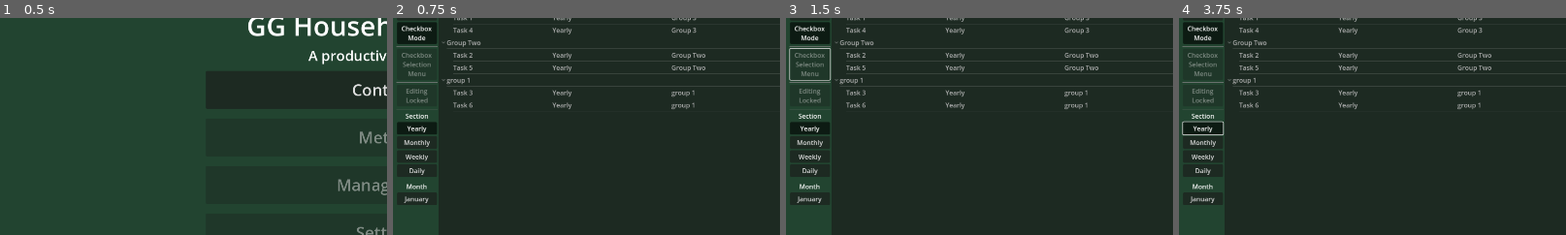
Above: before the commit, frames 1-4 (left to right).
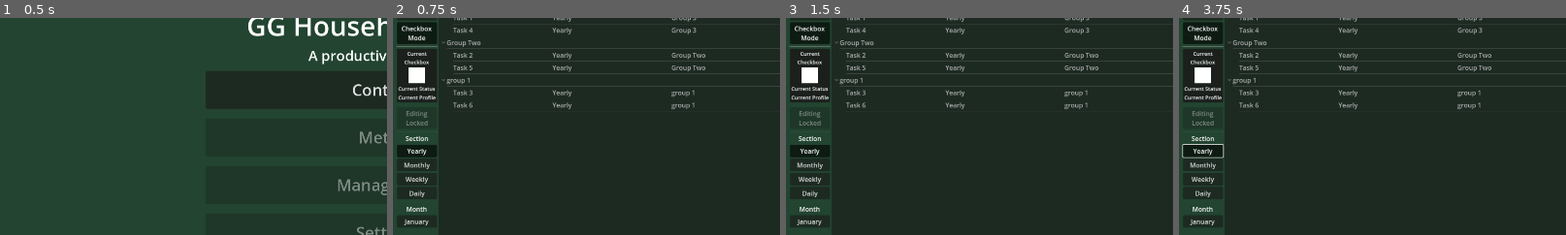
Above: after the commit, the same moments.

Repository: Phoenix-Greenleaf/GG-Household-Helper
Game: Godot game, scene res://scenes/screens/main_menu.tscn
Two runs of this game, one before a commit and one after it. Both use one fixed random seed, a clock stepped at 60 frames per second and the inputs below.
Inputs (mouse positions are % of the whole screen's width and height, from its top left):
- Up to frame 1 (0.5 s): no input
- Up to frame 2 (0.75 s): click "Continue" at 0.5 s
- Up to frame 3 (1.5 s): click (3, 25) at 1.27 s
- Up to frame 4 (3.75 s): click "Info Mode" at 2 s; click "Checkbox Mode" at 2.75 s; click "Yearly" at 3.5 s
The pictures show only the part of the screen within x 0-50%, y 12-62%; the shares and areas given below are measured in that part.

Frame 1 is identical in both runs. In frame 2, 4.4% of the frame differs, in the area x 0-12%, y 15-97%; in frame 3, 4.6%; in frame 4, 4.6%.

Commit message:
Checkbox button prototype added
It took me a while to figure out how to get a button to resize to some related elements. I still have to disable the custom-buttons' children from stealing the mouse. But part 1 of this process is made.

Diff:
--- a/scenes/screens/checkbox_selection_menu.tscn
+++ b/scenes/screens/checkbox_selection_menu.tscn
@@ -2,51 +2,7 @@
 
 [node name="CheckboxSelectionMenu" type="Control"]
 layout_mode = 3
-anchors_preset = 15
-anchor_right = 1.0
-anchor_bottom = 1.0
-grow_horizontal = 2
-grow_vertical = 2
-
-[node name="CurrentCheckboxPanelContainer" type="PanelContainer" parent="."]
-layout_mode = 2
-offset_right = 99.0
-offset_bottom = 148.0
-
-[node name="CurrentCheckboxMargin" type="MarginContainer" parent="CurrentCheckboxPanelContainer"]
-layout_mode = 2
-theme_override_constants/margin_left = 3
-theme_override_constants/margin_top = 3
-theme_override_constants/margin_right = 3
-theme_override_constants/margin_bottom = 3
-
-[node name="CurrentCheckboxVBox" type="VBoxContainer" parent="CurrentCheckboxPanelContainer/CurrentCheckboxMargin"]
-layout_mode = 2
-
-[node name="CurrentCheckboxLabel" type="Label" parent="CurrentCheckboxPanelContainer/CurrentCheckboxMargin/CurrentCheckboxVBox"]
-layout_mode = 2
-theme_override_font_sizes/font_size = 13
-text = "Current
-Checkbox"
-horizontal_alignment = 1
-
-[node name="CurrentCheckboxColorRect" type="ColorRect" parent="CurrentCheckboxPanelContainer/CurrentCheckboxMargin/CurrentCheckboxVBox"]
-custom_minimum_size = Vector2(40, 40)
-layout_mode = 2
-size_flags_horizontal = 4
-size_flags_vertical = 4
-
-[node name="CurrentCheckboxStatusLabel" type="Label" parent="CurrentCheckboxPanelContainer/CurrentCheckboxMargin/CurrentCheckboxVBox"]
-layout_mode = 2
-theme_override_font_sizes/font_size = 13
-text = "Current Status"
-horizontal_alignment = 1
-
-[node name="CurrentCheckboxProfileLabel" type="Label" parent="CurrentCheckboxPanelContainer/CurrentCheckboxMargin/CurrentCheckboxVBox"]
-layout_mode = 2
-theme_override_font_sizes/font_size = 13
-text = "Current Profile"
-horizontal_alignment = 1
+anchors_preset = 0
 
 [node name="SelectionPopupPanelContainer" type="PanelContainer" parent="."]
 layout_mode = 2
--- /dev/null
+++ b/scenes/screens/current_checkbox_button.tscn
@@ -0,0 +1,42 @@
+[gd_scene format=3 uid="uid://ds4yxf6rofxhb"]
+
+[node name="CurrentCheckboxButton" type="PanelContainer"]
+
+[node name="Button" type="Button" parent="."]
+layout_mode = 2
+toggle_mode = true
+
+[node name="CurrentCheckboxMargin" type="MarginContainer" parent="."]
+layout_mode = 2
+theme_override_constants/margin_left = 3
+theme_override_constants/margin_top = 3
+theme_override_constants/margin_right = 3
+theme_override_constants/margin_bottom = 3
+
+[node name="CurrentCheckboxVBox" type="VBoxContainer" parent="CurrentCheckboxMargin"]
+layout_mode = 2
+
+[node name="CurrentCheckboxLabel" type="Label" parent="CurrentCheckboxMargin/CurrentCheckboxVBox"]
+layout_mode = 2
+theme_override_font_sizes/font_size = 13
+text = "Current
+Checkbox"
+horizontal_alignment = 1
+
+[node name="CurrentCheckboxColorRect" type="ColorRect" parent="CurrentCheckboxMargin/CurrentCheckboxVBox"]
+custom_minimum_size = Vector2(40, 40)
+layout_mode = 2
+size_flags_horizontal = 4
+size_flags_vertical = 4
+
+[node name="CurrentCheckboxStatusLabel" type="Label" parent="CurrentCheckboxMargin/CurrentCheckboxVBox"]
+layout_mode = 2
+theme_override_font_sizes/font_size = 13
+text = "Current Status"
+horizontal_alignment = 1
+
+[node name="CurrentCheckboxProfileLabel" type="Label" parent="CurrentCheckboxMargin/CurrentCheckboxVBox"]
+layout_mode = 2
+theme_override_font_sizes/font_size = 13
+text = "Current Profile"
+horizontal_alignment = 1
--- a/scenes/screens/editor.tscn
+++ b/scenes/screens/editor.tscn
@@ -1,9 +1,10 @@
-[gd_scene load_steps=5 format=3 uid="uid://dcunatisg8ibr"]
+[gd_scene load_steps=6 format=3 uid="uid://dcunatisg8ibr"]
 
 [ext_resource type="Script" path="res://scripts/screens/editor.gd" id="1_4kg36"]
 [ext_resource type="Script" path="res://data/screens/table_tree.gd" id="2_445hx"]
 [ext_resource type="ButtonGroup" uid="uid://dstnxfnckpqs0" path="res://scenes/screens/editor_mode_button_group.tres" id="2_ludcj"]
 [ext_resource type="ButtonGroup" uid="uid://tci5j17kmt8l" path="res://scenes/screens/section_button_group.tres" id="2_rjskt"]
+[ext_resource type="PackedScene" uid="uid://ds4yxf6rofxhb" path="res://scenes/screens/current_checkbox_button.tscn" id="3_droll"]
 
 [node name="Editor" type="Control"]
 layout_mode = 3
@@ -86,12 +87,8 @@
 [node name="HSeparator5" type="HSeparator" parent="MainMargin/MainHBox/SideMenuVBox"]
 layout_mode = 2
 
-[node name="CheckboxSelectionButton" type="Button" parent="MainMargin/MainHBox/SideMenuVBox"]
-layout_mode = 2
-disabled = true
-text = "Checkbox
-Selection
-Menu"
+[node name="CurrentCheckboxButton" parent="MainMargin/MainHBox/SideMenuVBox" instance=ExtResource("3_droll")]
+layout_mode = 2
 
 [node name="HSeparator" type="HSeparator" parent="MainMargin/MainHBox/SideMenuVBox"]
 layout_mode = 2
